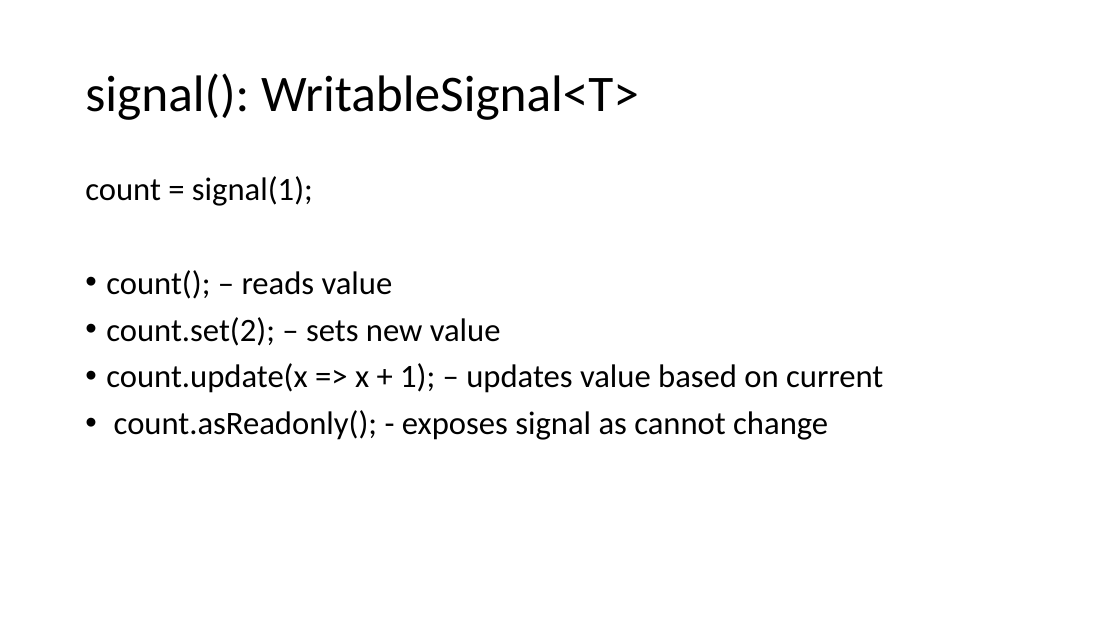
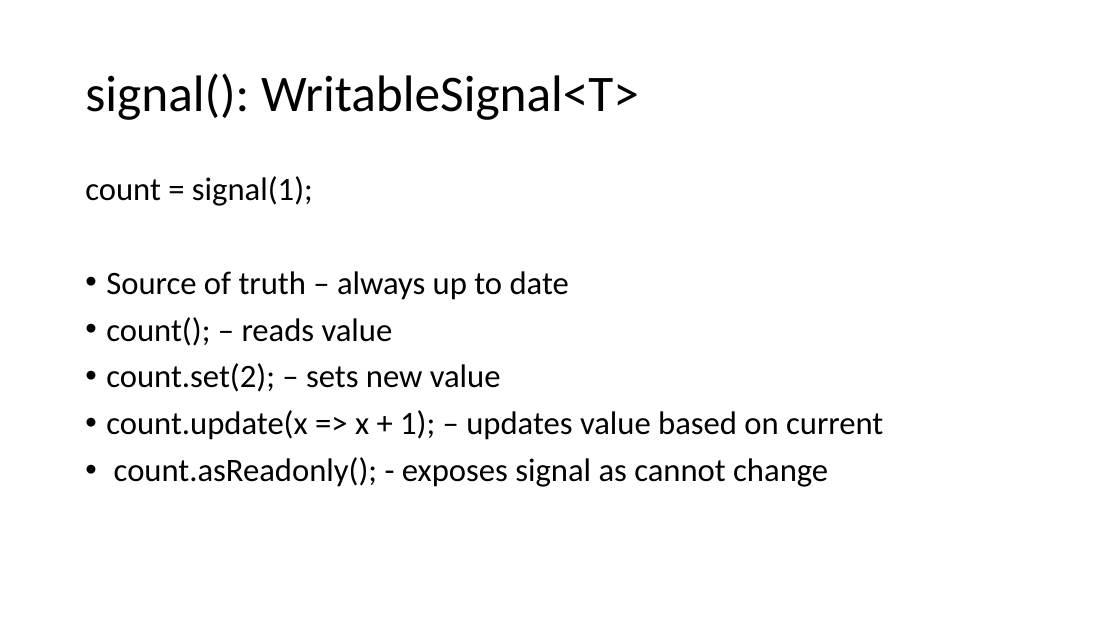
Before and after one commit to Trolejbus/AngularSignalsKnowledgeShare, a slide deck: slide 3 of Signals in Angular.pptx. Drawn at 1120x630 pixels with LibreOffice and Linux fonts; fonts in the diff are those of the drawing. Boxes give left, top, right and bottom in pixels: in the first picture for what was removed or moved away, otherwise in the second. Text is boxed around its words. In the diff, an @@ line names an element or a change of style, - is before the commit and + after.

```diff
--- a/Signals in Angular.pptx
+++ b/Signals in Angular.pptx
@@ text at box(106, 271, 569, 300): paragraph added @@
+• Source of truth – always up to date
```
Also in this commit, not shown: 2 other slides changed, 4 slides added, 1 slide removed, 45 other files.
